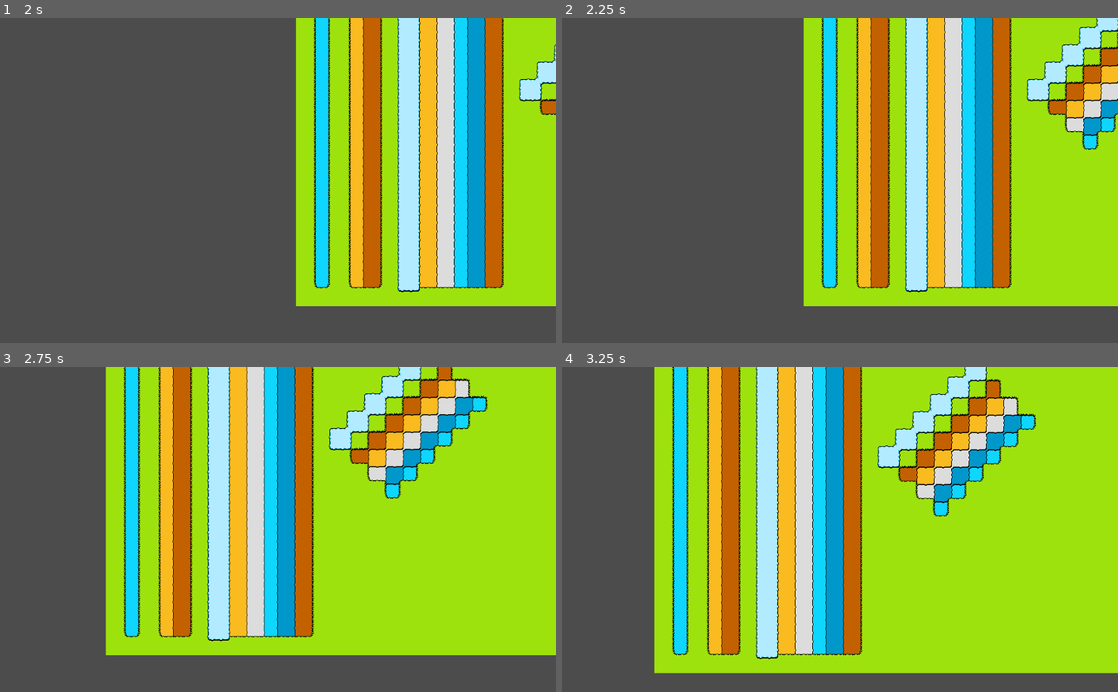
Above: before the commit, frames 1-4 (two rows, left to right).
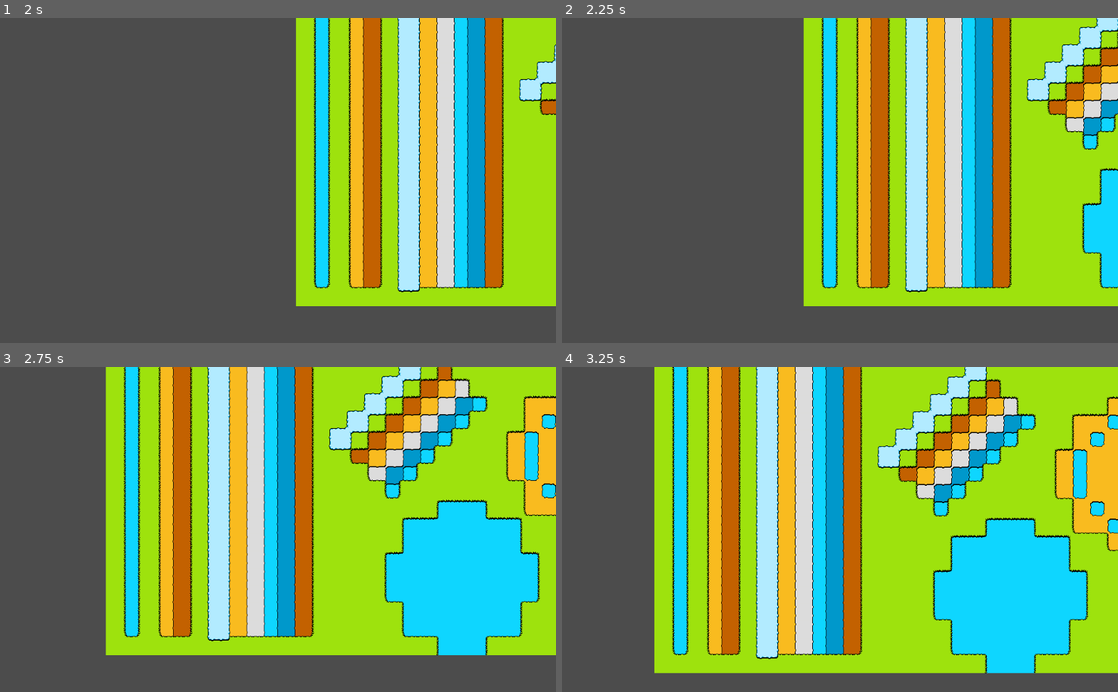
Above: after the commit, the same moments.

Repository: CluckeyMcCormick/fictional-guacamole
Game: Godot game, scene res://scenes/ScrollSpace.tscn
The game is run twice, just before and just after one commit, with the same random seed, the same clock (stepped at 60 frames per second) and the same inputs.
Inputs:
- Up to frame 1 (2 s): tap Enter at 0.5 s; hold S (scroll_down) 0.53-1.28 s; tap A (scroll_left) at 1.35 s
- Up to frame 2 (2.25 s): tap Space at 2 s; hold D (scroll_right) from 2.03 s (still down)
- Up to frame 3 (2.75 s): keep holding D (scroll_right)
- Up to frame 4 (3.25 s): release D (scroll_right) at 2.78 s; tap W (scroll_up) at 2.85 s

Frame 1 is identical in both runs. In frame 2, 1.7% of the frame differs, in the area x 93-100%, y 46-84%; in frame 3, 13%; in frame 4, 14%, in the area x 66-100%, y 8-95%.

Commit message:
Add Bresenham functionality
To paint properly ebbing and flowing rivers, we need to be able to
paint in circles, and along lines.

To do this, I've ported over our Bresenham code from the Python
project.

Unfortunately, Godot doesn't allow functions to be passed as
first-class objects. It also doesn't have varargs, apparently. So we
had to change how arguments are passed to the BresenHam functions.

Godot does offer untyped arrays, and a sort of pseudo function
passing. You can create a FuncRef object that allows you to invoke
a specific function of a specific object at any time. Handy!

Although I typically abhor the what I call the "Do-er" pattern, where
an object must specifically be instanced just to perform an action
that could have been served perfectly by a regular library full of
functions.

However, I've recognized that nearly everything about Godot pushes you
towards the "Do"-er pattern; everything is a node, and each node is a
class. So, while I feel like the structure is over-engineered and
unnecessary, I've yielded in this instance.

Two of our "library" scripts have now been attached to nodes:
TileData.gd (added to BaseWorld) and Bresenham.gd (added to
RiverWorld). Again, I'm not a fan, but it does make it quite clear
which scenes are invoking what libraries.

Diff:
--- /dev/null
+++ b/FicGuac/game_util/Bresenham.gd
@@ -0,0 +1,154 @@
+extends Node
+
+"""
+FUNC LINE - Function Line
+"""
+func func_line(xy0 : Vector2, xy1 : Vector2, func_ref : FuncRef, arg_array : Array = []):
+    """
+    Performs the provided func over a line that runs from xy0 to xy1.
+    The func will be called over each point like so:
+        func(xy : Vector2)
+    Inputs:
+        xy0 & xy1: Vectors, representing the start and end of the line
+                   (respectively)
+        func: The function to be called on each (x, y) vector that the line
+              covers
+    """
+    var x0 = xy0.x
+    var y0 = xy0.y
+    var x1 = xy1.x
+    var y1 = xy1.y
+
+    if abs(y1 - y0) < abs(x1 - x0):
+        if x0 > x1:
+            _func_line_low(xy1, xy0, func_ref, arg_array)
+        else:
+            _func_line_low(xy0, xy1, func_ref, arg_array)
+    else:
+        if y0 > y1:
+            _func_line_high(xy1, xy0, func_ref, arg_array)
+        else:
+            _func_line_high(xy0, xy1, func_ref, arg_array)
+
+"""
+FUNC Circle - Function Circle
+"""
+func func_circle(mid_xy : Vector2, radius : int, func_ref : FuncRef, fill : bool=false, arg_array : Array = []):
+    """
+    Performs the provided func over a circle with a center of mid_xy with the
+    provided radius.
+    The func will be called over each point like so:
+        func(xy : Vector2, arg_array)
+    Inputs:
+        xy0 & xy1: Vectors, representing the start and end of the line
+                   (respectively)
+        func: The function to be called on each (x, y) vector that the line
+              covers
+        fill: If true, calls func on every (x, y) in the circle. Otherwise,
+              just calls (x, y) on the edge of the circle.
+        arg_array : An array of arguments that will passed directly to the
+                    function calls.
+    """
+    var x0 = mid_xy.x
+    var y0 = mid_xy.y
+
+    var f = 1 - radius
+    var ddf_x = 1
+    var ddf_y = -2 * radius
+    var x = 0
+    var y = radius
+
+    print("Circle Function from x [", x0 - radius, "] to {", x0 + radius, "}")
+
+    # If fill, then draw a line between opposite points
+    if fill:
+        func_line( Vector2(x0, y0 + radius), Vector2(x0, y0 - radius), func_ref, arg_array)
+        func_line( Vector2(x0 + radius, y0), Vector2(x0 - radius, y0), func_ref, arg_array)
+    # Otherwise, simply fill the specified points
+    else:
+        func_ref.call_func( Vector2(x0, y0 + radius), arg_array )
+        func_ref.call_func( Vector2(x0, y0 - radius), arg_array )
+        func_ref.call_func( Vector2(x0 + radius, y0), arg_array )
+        func_ref.call_func( Vector2(x0 - radius, y0), arg_array )
+
+    while x < y:
+        if f >= 0:
+            y -= 1
+            ddf_y += 2
+            f += ddf_y
+        x += 1
+        ddf_x += 2
+        f += ddf_x
+        # If fill, then draw a line between opposite points
+        if fill:
+            func_line( Vector2(x0 + x, y0 + y), Vector2(x0 - x, y0 + y), func_ref, arg_array )
+            func_line( Vector2(x0 + x, y0 - y), Vector2(x0 - x, y0 - y), func_ref, arg_array )
+            func_line( Vector2(x0 + y, y0 + x), Vector2(x0 - y, y0 + x), func_ref, arg_array )
+            func_line( Vector2(x0 + y, y0 - x), Vector2(x0 - y, y0 - x), func_ref, arg_array )
+
+        # Otherwise, simply fill the specified points
+        else:
+            func_ref.call_func(Vector2(x0 + x, y0 + y), arg_array)
+            func_ref.call_func(Vector2(x0 - x, y0 + y), arg_array)
+            func_ref.call_func(Vector2(x0 + x, y0 - y), arg_array)
+            func_ref.call_func(Vector2(x0 - x, y0 - y), arg_array)
+            func_ref.call_func(Vector2(x0 + y, y0 + x), arg_array)
+            func_ref.call_func(Vector2(x0 - y, y0 + x), arg_array)
+            func_ref.call_func(Vector2(x0 + y, y0 - x), arg_array)
+            func_ref.call_func(Vector2(x0 - y, y0 - x), arg_array)
+
+# Helper for func_line function
+# Algorithm for when our line changes primarily over the x axis
+func _func_line_low(xy0 : Vector2, xy1 : Vector2, func_ref : FuncRef, arg_array : Array = []):
+    var x0 = xy0.x
+    var y0 = xy0.y
+    var x1 = xy1.x
+    var y1 = xy1.y
+
+    var dx = x1 - x0
+    var dy = y1 - y0
+
+    var yi = 1
+    if dy < 0:
+        yi = -1
+        dy = -dy
+
+    var D = 2 * dy - dx
+    var y = y0
+
+    for x in range(x0, x1 + 1): # Inclusive
+        # Call the provided function, giving the args & kwargs
+        func_ref.call_func( Vector2(x, y), arg_array )
+        if D > 0:
+            y = y + yi
+            D = D - 2 * dx
+
+        D = D + 2 * dy
+
+# Helper for func_line function
+# Algorithm for when our line changes primarily over the y axis
+func _func_line_high(xy0 : Vector2, xy1 : Vector2, func_ref : FuncRef, arg_array : Array = []):
+    var x0 = xy0.x
+    var y0 = xy0.y
+    var x1 = xy1.x
+    var y1 = xy1.y
+
+    var dx = x1 - x0
+    var dy = y1 - y0
+
+    var xi = 1
+    if dx < 0:
+        xi = -1
+        dx = -dx
+
+    var D = 2 * dx - dy
+    var x = x0
+
+    for y in range(y0, y1 + 1): # Inclusive
+        # Call the provided function, giving the args & kwargs
+        func_ref.call_func( Vector2(x, y), arg_array )
+        if D > 0:
+           x = x + xi
+           D = D - 2 * dy
+
+        D = D + 2 * dx
--- a/FicGuac/project.godot
+++ b/FicGuac/project.godot
@@ -18,10 +18,6 @@
 config/name="FicGuac"
 run/main_scene="res://scenes/ScrollSpace.tscn"
 config/icon="res://icon.png"
-
-[autoload]
-
-WorldTiles="*res://scenes/World/data/WorldTiles.gd"
 
 [input]
 
--- a/FicGuac/scenes/ScrollSpace.gd
+++ b/FicGuac/scenes/ScrollSpace.gd
@@ -6,7 +6,7 @@
 
 # Called when the node enters the scene tree for the first time.
 func _ready():
-    $WorldBase.generate()
+    $World.generate()
 
 # Called every frame. 'delta' is the elapsed time since the previous frame.
 #func _process(delta):
--- a/FicGuac/scenes/ScrollSpace.tscn
+++ b/FicGuac/scenes/ScrollSpace.tscn
@@ -1,13 +1,13 @@
 [gd_scene load_steps=4 format=2]
 
 [ext_resource path="res://scenes/ScrollSpace.gd" type="Script" id=1]
-[ext_resource path="res://scenes/world/WorldBase.tscn" type="PackedScene" id=2]
+[ext_resource path="res://scenes/world/RiverWorld.tscn" type="PackedScene" id=2]
 [ext_resource path="res://scenes/ScrollCam.gd" type="Script" id=3]
 
 [node name="ScrollSpace" type="Node2D"]
 script = ExtResource( 1 )
 
-[node name="WorldBase" parent="." instance=ExtResource( 2 )]
+[node name="World" parent="." instance=ExtResource( 2 )]
 
 [node name="ScrollCam" type="Camera2D" parent="."]
 current = true
--- a/FicGuac/scenes/world/RiverWorld.gd
+++ b/FicGuac/scenes/world/RiverWorld.gd
@@ -1,13 +1,30 @@
 extends "res://scenes/world/WorldBase.gd"
 
-# Declare member variables here. Examples:
-# var a = 2
-# var b = "text"
+# To paint rounded rivers over lines and over a particular area, we'll need to
+# make use of Bresenham functions. We have a library for that, which we'll keep
+# on this node
+# $HamFunc
 
 # Called when the node enters the scene tree for the first time.
 func _ready():
     pass
 
+func generate():
+    # The function we'll paint our circle with
+    var fr_water = funcref(self, "paint_water")
+    var fr_sand = funcref(self, "paint_sand")
+
+    $HamFunc.func_circle( Vector2(20, 14), 4, fr_water, true )
+    $HamFunc.func_circle( Vector2(27, 7), 4, fr_sand, true )
+    $HamFunc.func_circle( Vector2(27, 7), 3, fr_water, false )
+    self._edge_pass(0, world_len_x)
+
+func paint_water(xy : Vector2, arg_array : Array):
+    $Primary.set_cell(xy.x, xy.y, $TileData.PRIME_WATER)
+
+func paint_sand(xy : Vector2, arg_array : Array):
+    $Primary.set_cell(xy.x, xy.y, $TileData.PRIME_SAND)
+
 # Called every frame. 'delta' is the elapsed time since the previous frame.
 #func _process(delta):
 #    pass
--- a/FicGuac/scenes/world/RiverWorld.tscn
+++ b/FicGuac/scenes/world/RiverWorld.tscn
@@ -1,8 +1,11 @@
-[gd_scene load_steps=3 format=2]
+[gd_scene load_steps=4 format=2]
 
 [ext_resource path="res://scenes/world/WorldBase.tscn" type="PackedScene" id=1]
 [ext_resource path="res://scenes/world/RiverWorld.gd" type="Script" id=2]
-
+[ext_resource path="res://game_util/Bresenham.gd" type="Script" id=3]
 
 [node name="RiverWorld" index="0" instance=ExtResource( 1 )]
 script = ExtResource( 2 )
+
+[node name="HamFunc" type="Node" parent="." index="5"]
+script = ExtResource( 3 )
--- a/FicGuac/scenes/world/WorldBase.gd
+++ b/FicGuac/scenes/world/WorldBase.gd
@@ -3,8 +3,9 @@
 # In order to paint the world, we need a way to refer to the tiles. Just using
 # an atlas to automatically break up our textures does not, unfortunately,
 # allow you to name the tiles. You just have to know the Vector2 coordinates.
-# So we'll instead name things through this singular
-var tile_codes
+# So we'll instead name things through this Node
+# $TileData
+
 
 # TileMap seems to be set up such that it doesn't really have a fixed size. You
 # can just keep expanding as you add tiles. However, we want our world to be
@@ -14,8 +15,7 @@
 export(int) var world_len_y
 
 func _ready():
-    # Get our tile constants
-    tile_codes = get_node("/root/WorldTiles")
+    pass
 
 # This will be the function we call to generate the world. Every inheriting
 # world should provide their own version of this.
@@ -43,14 +43,14 @@
 
     # Cardinal is an enum that we'll be using throughout this algorithm. We'll
     # grab it here so we don't have to continually reference the chain
-    var CARD = tile_codes.Cardinal
+    var CARD = $TileData.Cardinal
     # Ditto for above, but with the xy shift vectors
-    var CARD_SHIFT = tile_codes.CARDINAL_SHIFTS
+    var CARD_SHIFT = $TileData.CARDINAL_SHIFTS
 
     # Our priority properties can't be stored in the tiles, so we have to store
     # them in an external dictionary in tile_codes. We'll use this var for easy
     # reference and access.
-    var PRIME_PRI = tile_codes.PRIME_PRIORITY
+    var PRIME_PRI = $TileData.PRIME_PRIORITY
 
     # Since our "current" detail tile is marked as being a 0-3, we need to know
     # which directions to check, depending on our current quadrant.
@@ -116,7 +116,7 @@
             nghb_val = $Primary.get_cellv(nghb_coords)
 
             # If this is an invalid tile, let's skip
-            if not (nghb_val in PRIME_PRI and nghb_val in tile_codes.detail_dict):
+            if not (nghb_val in PRIME_PRI and nghb_val in $TileData.detail_dict):
                 continue
 
             # If this tile has less priority than our current tile,
@@ -158,14 +158,14 @@
             # bit-pack our test results into here.
             var tile = 0
             # A dereference to our edge dictionary
-            var edge_dict = tile_codes.detail_dict[ nghb_arr[i] ]["edge"]
+            var edge_dict = $TileData.detail_dict[ nghb_arr[i] ]["edge"]
 
             # Test each of our CARDINAL directions, (elements 0 and 2),
             # make a note if we pass
             for dir in [ directs[0], directs[2] ]:
                 nghb_coords = prime_xy + CARD_SHIFT[ dir ]
                 if $Primary.get_cellv(nghb_coords) == nghb_arr[i]:
-                    tile = tile | (tile_codes.ADJ_GT << dir)
+                    tile = tile | ($TileData.ADJ_GT << dir)
 
             # If we have a tile, paint it
             if tile in edge_dict:
@@ -181,7 +181,7 @@
                 tile = 0
                 nghb_coords = prime_xy + CARD_SHIFT[ directs[1] ]
                 if $Primary.get_cellv(nghb_coords) == nghb_arr[i]:
-                    tile = tile | (tile_codes.ADJ_GT << directs[1])
+                    tile = tile | ($TileData.ADJ_GT << directs[1])
 
                 # If we have a tile, paint it
                 if tile in edge_dict:
--- a/FicGuac/scenes/world/WorldBase.tscn
+++ b/FicGuac/scenes/world/WorldBase.tscn
@@ -1,9 +1,9 @@
-[gd_scene load_steps=4 format=2]
+[gd_scene load_steps=5 format=2]
 
 [ext_resource path="res://scenes/world/WorldBase.gd" type="Script" id=1]
 [ext_resource path="res://scenes/world/data/PrimaryTileSet.tres" type="TileSet" id=2]
 [ext_resource path="res://scenes/world/data/DetailTileSet.tres" type="TileSet" id=3]
-
+[ext_resource path="res://scenes/world/data/TileData.gd" type="Script" id=4]
 
 [node name="WorldBase" type="Node2D"]
 script = ExtResource( 1 )
@@ -47,3 +47,6 @@
 __meta__ = {
 "_edit_lock_": true
 }
+
+[node name="TileData" type="Node" parent="."]
+script = ExtResource( 4 )
--- a/FicGuac/scenes/world/data/WorldTiles.gd
+++ b/FicGuac/scenes/world/data/TileData.gd
@@ -1,7 +1,7 @@
 extends Node
 
-var primary_set = load("res://scenes/World/data/PrimaryTileSet.tres")
-var detail_set = load("res://scenes/World/data/DetailTileSet.tres")
+var primary_set = load("res://scenes/world/data/PrimaryTileSet.tres")
+var detail_set = load("res://scenes/world/data/DetailTileSet.tres")
 
 var PRIME_SNOW = primary_set.find_tile_by_name("snow")
 var PRIME_GRASS = primary_set.find_tile_by_name("grass")
